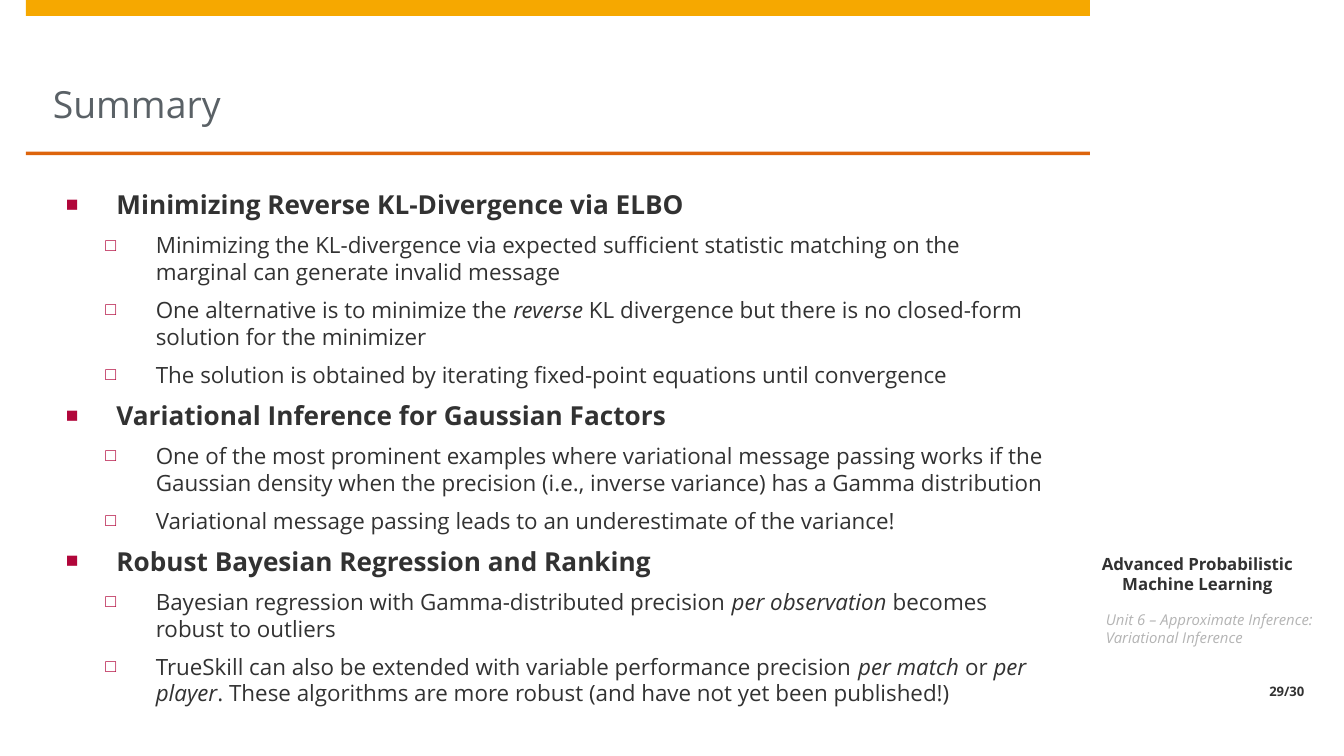
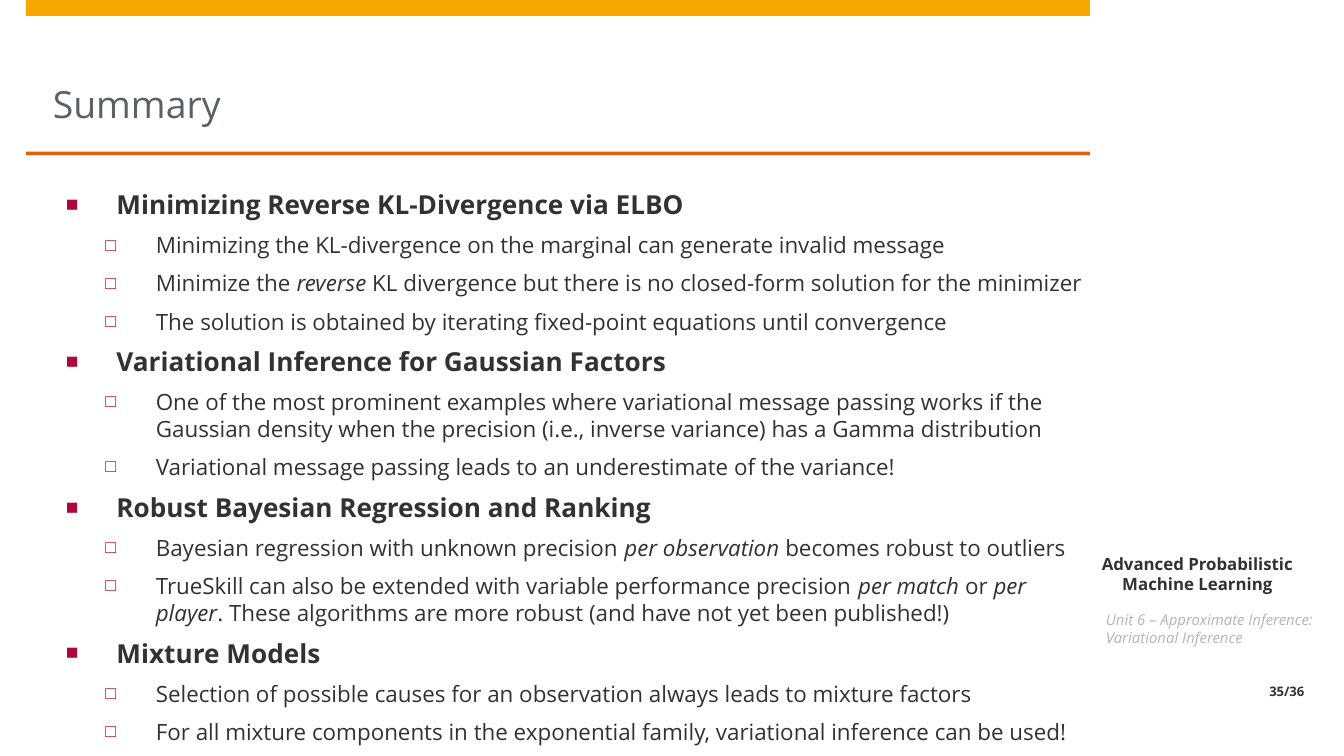
Before and after one commit to treyfel/pml-wise2025, a slide deck: slide 35 of unit6/Unit6 - Approximate Inference (Variational Inference).pptx (slide 29 before the commit). Drawn at 1344x756 pixels with LibreOffice and Linux fonts; fonts in the diff are those of the drawing; background and template pictures are left out. Boxes give left, top, right and bottom in pixels: in the first picture for what was removed or moved away, otherwise in the second. Text is boxed around its words. In the diff, an @@ line names an element or a change of style, - is before the commit and + after.

```diff
--- a/unit6/Unit6 - Approximate Inference (Variational Inference).pptx
+++ b/unit6/Unit6 - Approximate Inference (Variational Inference).pptx
@@ text at box(156, 236, 1081, 297): text changed @@
-  □ Minimizing the KL-divergence via expected sufficient statistic matching on the marginal can generate invalid message
-  □ One alternative is to minimize the reverse KL divergence but there is no closed-form solution for the minimizer
+  □ Minimizing the KL-divergence on the marginal can generate invalid message
+  □ Minimize the reverse KL divergence but there is no closed-form solution for the minimizer
@@ text at box(156, 539, 1066, 561): text changed @@
-  □ Bayesian regression with Gamma-distributed precision per observation becomes robust to outliers
+  □ Bayesian regression with unknown precision per observation becomes robust to outliers
@@ text at box(116, 643, 971, 707): paragraphs added @@
+■ Mixture Models
+  □ Selection of possible causes for an observation always leads to mixture factors
+  □ For all mixture components in the exponential family, variational inference can be used!
@@ page number at box(1269, 686, 1304, 696): text changed @@
-29/30
+35/36
```
Also in this commit, not shown: 21 other slides changed, 6 slides added, 1 other file.
